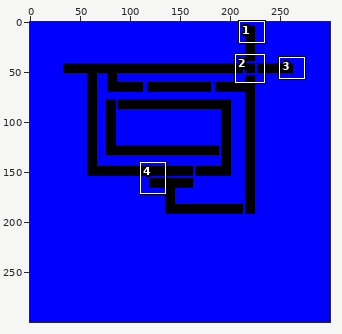
One commit to this sprite sheet: ReactionDiffusionSimulation/circuit2.png. Above, an overview of the earlier version with the close-up marked.
Close-up. As it was:
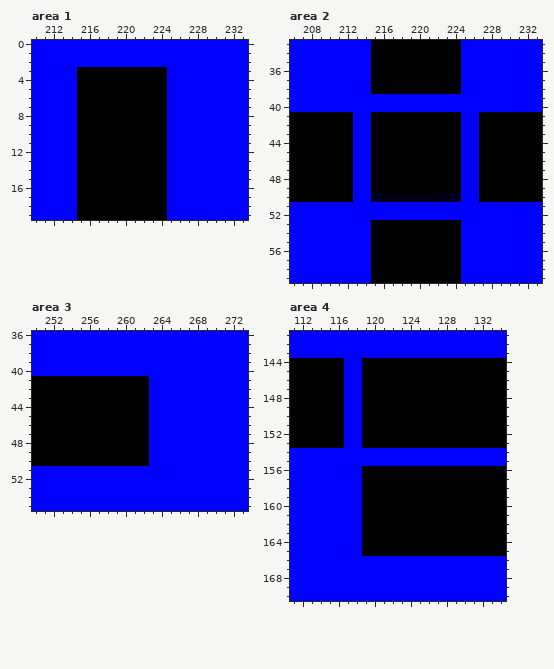
The file is 300x300 pixels. Colours within 5 levels of each other are drawn and written as one. Shown: area 1: x 210..233, y 0..19; area 2: x 206..233, y 33..59; area 3: x 250..273, y 36..55; area 4: x 111..134, y 141..170. The commit also changed other parts of the picture, which this record leaves out.
After:
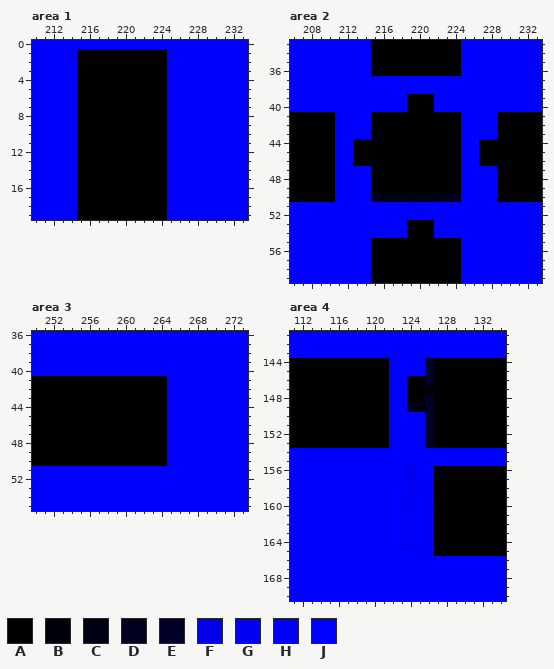
Palette (. is transparent): A #000000  B #00000d  C #000014  D #000020  E #000028  F #0000e9  G #0000f2  H #0000f9  J #0000ff
From old to new:
{"where": "area 1"}
{"y":1,"x":215,"old":"JJJJJJJJJJ","new":"AAAAAAAAAA"}
{"y":2,"x":215,"old":"JJJJJJJJJJ","new":"AAAAAAAAAA"}
{"where": "area 2"}
{"y":37,"x":215,"old":"AAAAAAAAAA","new":"JJJJJJJJJJ"}
{"y":38,"x":215,"old":"AAAAAAAAAA","new":"JJJJJJJJJJ"}
{"y":39,"x":219,"old":"JJJ","new":"AAA"}
{"y":40,"x":219,"old":"JJJ","new":"AAA"}
{"y":41,"x":211,"old":"AA","new":"JJ"}
{"y":41,"x":227,"old":"AA","new":"JJ"}
{"y":42,"x":211,"old":"AA","new":"JJ"}
{"y":42,"x":227,"old":"AA","new":"JJ"}
{"y":43,"x":211,"old":"AA","new":"JJ"}
{"y":43,"x":227,"old":"AA","new":"JJ"}
{"y":44,"x":211,"old":"AAJJ","new":"JJAA"}
{"y":45,"x":211,"old":"AAJJ","new":"JJAA"}
{"y":46,"x":211,"old":"AAJJ","new":"JJAA"}
{"y":47,"x":211,"old":"AA","new":"JJ"}
{"y":47,"x":227,"old":"AA","new":"JJ"}
{"y":48,"x":211,"old":"AA","new":"JJ"}
{"y":48,"x":227,"old":"AA","new":"JJ"}
{"y":49,"x":211,"old":"AA","new":"JJ"}
{"y":49,"x":227,"old":"AA","new":"JJ"}
{"y":50,"x":211,"old":"AA","new":"JJ"}
{"y":50,"x":227,"old":"AA","new":"JJ"}
{"y":51,"x":221,"old":"HHHH","new":"JJJJ"}
{"y":52,"x":219,"old":"JJ","new":"HH"}
{"y":53,"x":215,"old":"AAAA","new":"JJJJ"}
{"y":53,"x":222,"old":"AAA","new":"JJJ"}
{"y":54,"x":215,"old":"AAAA","new":"JJJJ"}
{"y":54,"x":222,"old":"AAA","new":"JJJ"}
{"where": "area 3"}
{"y":41,"x":263,"old":"JJ","new":"AA"}
{"y":42,"x":263,"old":"JJ","new":"AA"}
{"y":43,"x":263,"old":"JJ","new":"AA"}
{"y":44,"x":263,"old":"JJ","new":"AA"}
{"y":45,"x":263,"old":"JJ","new":"AA"}
{"y":46,"x":263,"old":"JJ","new":"AA"}
{"y":47,"x":263,"old":"JJ","new":"AA"}
{"y":48,"x":263,"old":"JJ","new":"AA"}
{"y":49,"x":263,"old":"JJ","new":"AA"}
{"y":50,"x":263,"old":"JJ","new":"AA"}
{"where": "area 4"}
{"y":144,"x":117,"old":"JJ","new":"AA"}
{"y":144,"x":122,"old":"AAAAA","new":"JJJJE"}
{"y":145,"x":117,"old":"JJ","new":"AA"}
{"y":145,"x":122,"old":"AAAAA","new":"JJJJE"}
{"y":146,"x":117,"old":"JJ","new":"AA"}
{"y":146,"x":122,"old":"AA","new":"JJ"}
{"y":146,"x":126,"old":"A","new":"E"}
{"y":147,"x":117,"old":"JJ","new":"AA"}
{"y":147,"x":122,"old":"AA","new":"JJ"}
{"y":148,"x":117,"old":"JJ","new":"AA"}
{"y":148,"x":122,"old":"AA","new":"JJ"}
{"y":148,"x":126,"old":"A","new":"E"}
{"y":149,"x":117,"old":"JJ","new":"AA"}
{"y":149,"x":122,"old":"AAAAA","new":"JJDBE"}
{"y":150,"x":117,"old":"JJ","new":"AA"}
{"y":150,"x":122,"old":"AAAAA","new":"JJJJE"}
{"y":151,"x":117,"old":"JJ","new":"AA"}
{"y":151,"x":122,"old":"AAAAA","new":"JJJJE"}
{"y":152,"x":117,"old":"JJ","new":"AA"}
{"y":152,"x":122,"old":"AAAAA","new":"JJJJE"}
{"y":153,"x":117,"old":"JJ","new":"AA"}
{"y":153,"x":122,"old":"AAAAA","new":"JJJJD"}
{"y":156,"x":119,"old":"AAAAAAAA","new":"JJJJHFJJ"}
{"y":157,"x":119,"old":"AAAAAAAA","new":"JJJJJFJH"}
{"y":158,"x":119,"old":"AAAAAAAA","new":"JJJJHGJJ"}
{"y":159,"x":119,"old":"AAAAAAAA","new":"JJJJHHJH"}
{"y":160,"x":119,"old":"AAAAAAAA","new":"JJJJHHJG"}
{"y":161,"x":119,"old":"AAAAAAAA","new":"JJJJHHJG"}
{"y":162,"x":119,"old":"AAAAAAAA","new":"JJJJHJJG"}
{"y":163,"x":119,"old":"AAAAAAAA","new":"JJJJHJJG"}
{"y":164,"x":119,"old":"AAAAAAAA","new":"JJJJHHJG"}
{"y":165,"x":119,"old":"AAAAAAAA","new":"JJJJJJJH"}
{"label":"changed","picture_box":[77,49,167,67]}
{"label":"changed","picture_box":[335,76,497,238]}
{"label":"changed","picture_box":[149,376,167,466]}
{"label":"changed","picture_box":[344,358,434,556]}
